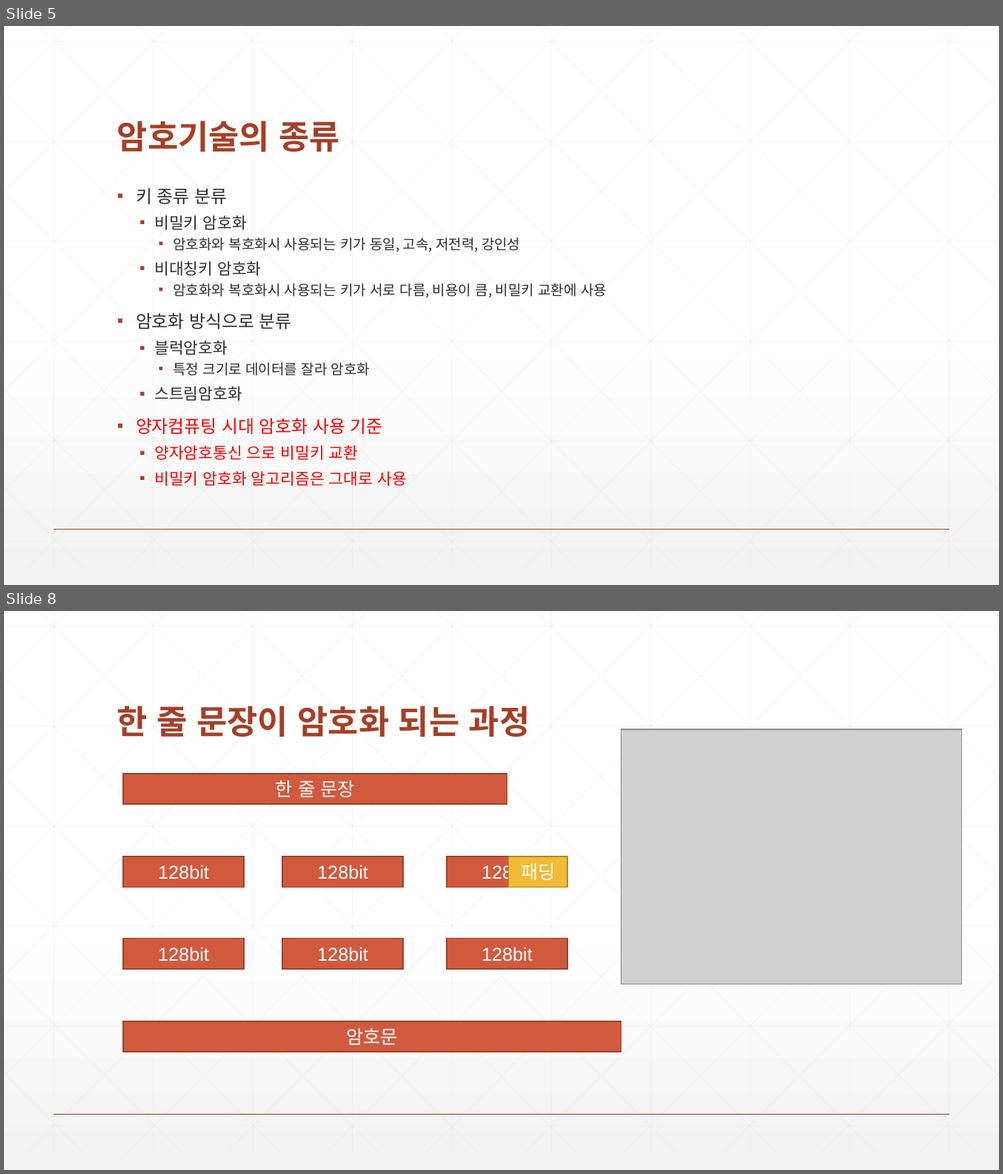
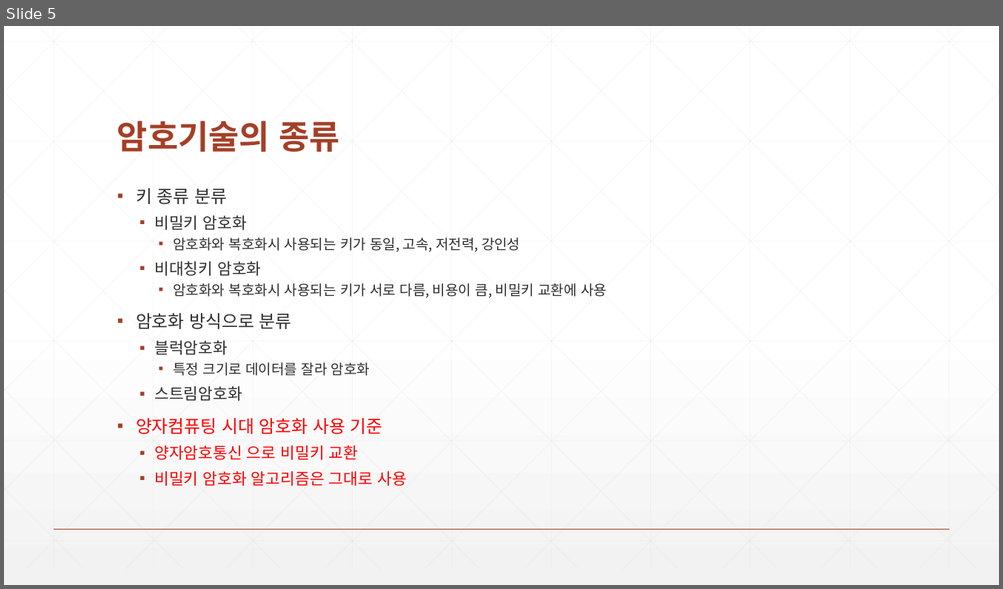
Before and after one commit to zeroshift01/code5, a slide deck: inflearn06/doc/6.암호화기능을구현합니다.pptx. Shown one above the other, each under a label of ours: slides 5 and 8 before the commit, slide 5 after it; the slides between them are not shown. The pictures are 1003x1174 and 1003x589 pixels, drawn with LibreOffice and Linux fonts; fonts in the diff are those of the drawing; grey boxes stand for pictures. Boxes give left, top, right and bottom in pixels: in the first picture for what was removed or moved away, otherwise in the second. Text is boxed around its words. In the diff, an @@ line names an element or a change of style, - is before the commit and + after.

```diff
--- a/inflearn06/doc/6.암호화기능을구현합니다.pptx
+++ b/inflearn06/doc/6.암호화기능을구현합니다.pptx
@@ slide 8 removed at (4,611,999,1170), background gradient #FFFFFF to #F2F2F2; not listed: 47 template elements that a slide beside it also shows @@
@@ title removed at (117,706,529,737) @@
-한 줄 문장이 암호화 되는 과정
@@ picture removed at (621,729,962,984) @@
@@ rectangle removed at (123,774,507,804) @@
-한 줄 문장
@@ rectangle removed at (123,857,244,887) @@
-128bit
@@ rectangle removed at (282,857,403,887) @@
-128bit
@@ rectangle removed at (447,857,567,887) @@
-128bit
@@ rectangle removed at (509,857,567,887) @@
-패딩
@@ rectangle removed at (123,939,244,969) @@
-128bit
@@ rectangle removed at (282,939,403,969) @@
-128bit
@@ rectangle removed at (447,939,567,969) @@
-128bit
@@ rectangle removed at (123,1022,621,1052) @@
-암호문
```
Also in this commit, not shown: 4 slides changed, 3 slides added, 1 other slide removed, 46 other files.
